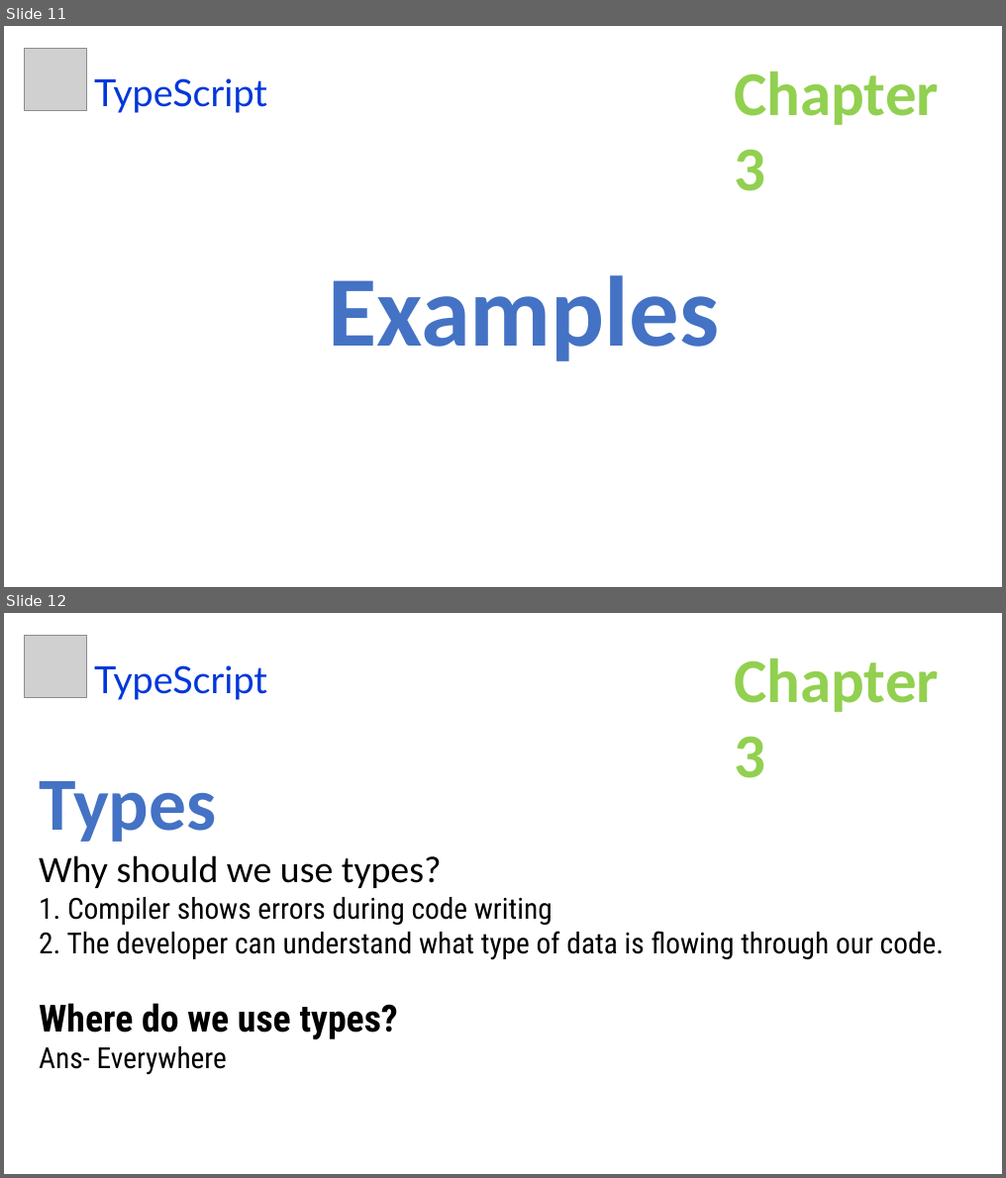
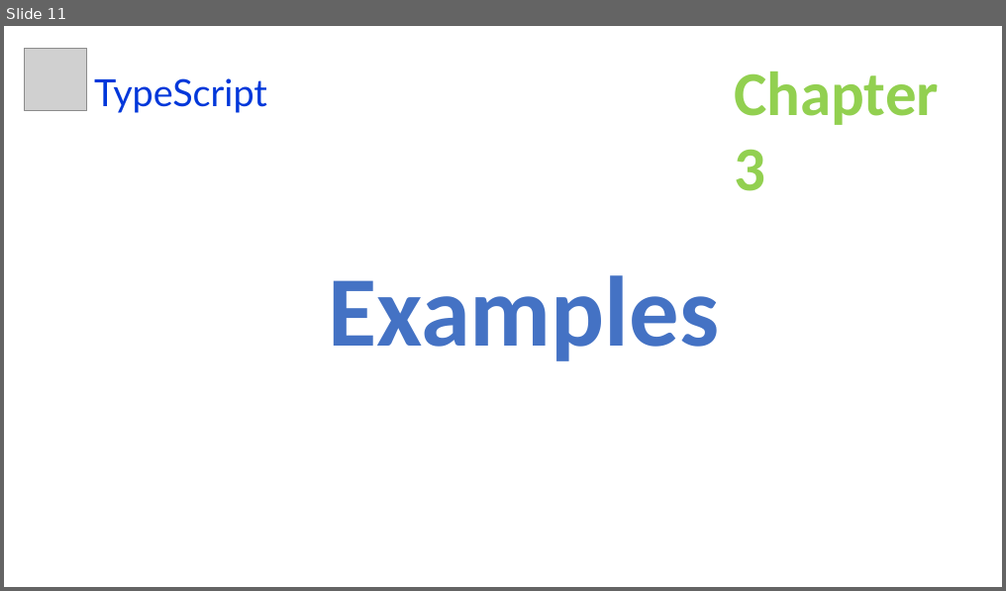
Before and after one commit to uidhtml/typescript-tutorials, a slide deck: typescript-tutorials.pptx. Shown one above the other, each under a label of ours: slides 11 and 12 before the commit, slide 11 after it. The pictures are 1006x1178 and 1006x591 pixels, drawn with LibreOffice and Linux fonts; fonts in the diff are those of the drawing; grey boxes stand for pictures. Boxes give left, top, right and bottom in pixels: in the first picture for what was removed or moved away, otherwise in the second. Text is boxed around its words. In the diff, an @@ line names an element or a change of style, - is before the commit and + after.

Commit message:
Added chapter 6

```diff
--- a/typescript-tutorials.pptx
+++ b/typescript-tutorials.pptx
@@ slide 12 removed at [4,613,1002,1174], background #FFFFFF @@
@@ picture removed at [24,635,87,697] @@
@@ text removed at [94,665,267,700] @@
-TypeScript
@@ text removed at [734,659,939,778] @@
-Chapter 3
@@ text removed at [39,781,944,1075] @@
-Types
-Why should we use types?
-1. Compiler shows errors during code writing
-2. The developer can understand what type of data is flowing through our code.
-Where do we use types?
-Ans- Everywhere
```
Also in this commit, not shown: 6 slides added, 2 other slides removed, 1 other file.
